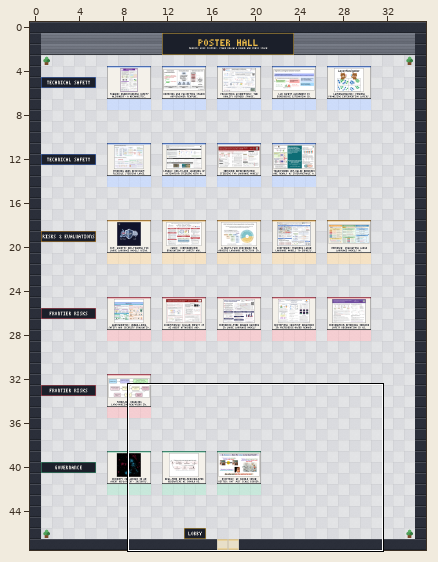
Two states of a Tiled map (JSON), maps/posters.tmj. Above: a wide view before the commit, with the close-up outlined.
Close-up. Before:
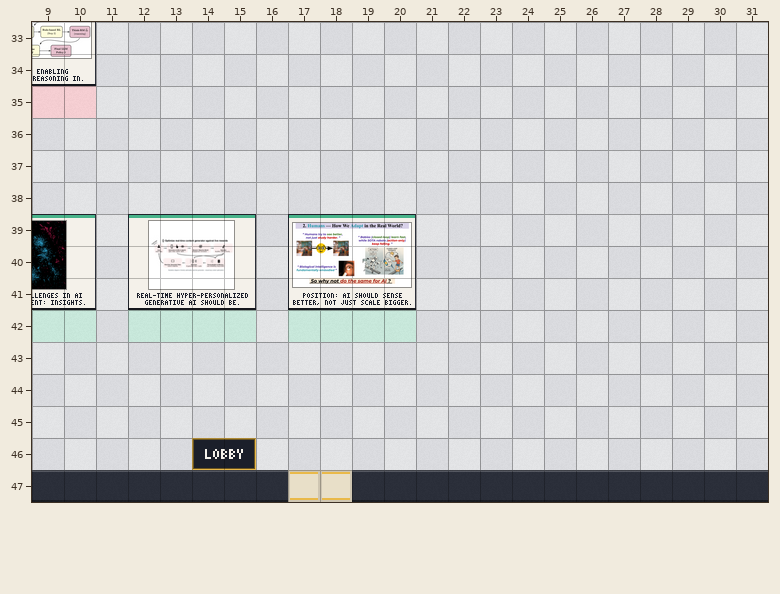
Cells are 32x32 px. Shown: x 9..31, y 33..47.
The result:
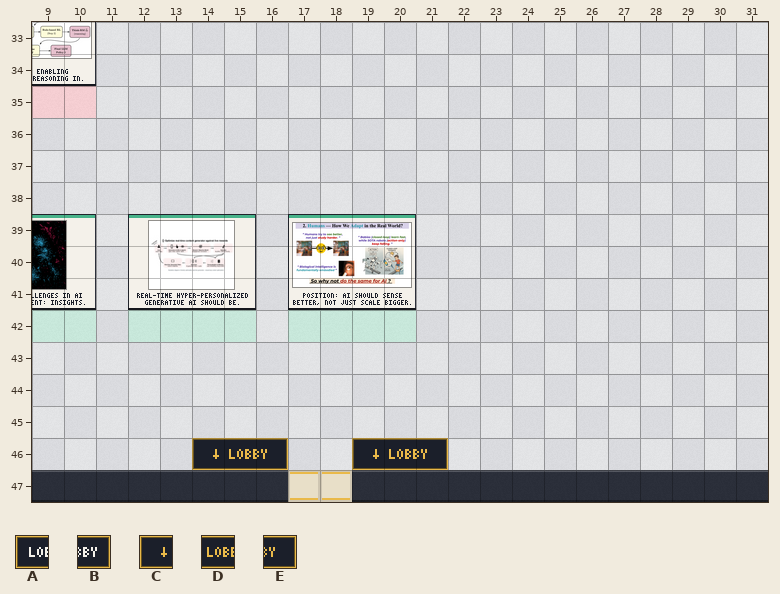
Key: from "prism": A 175, B 176, C 183, D 184, E 185.
_ is an empty cell.
Tiles replaced or removed in this view: A, B.
The edit:
Changed rows in their new state; . is an unchanged cell.
Layer "props":
first column x 14:
46 CDE..CDE
Pixel boxes of the changes (left, top, right, bottom) in both close-ups:
changed: (205, 438, 288, 470)
added: (352, 438, 448, 470)
